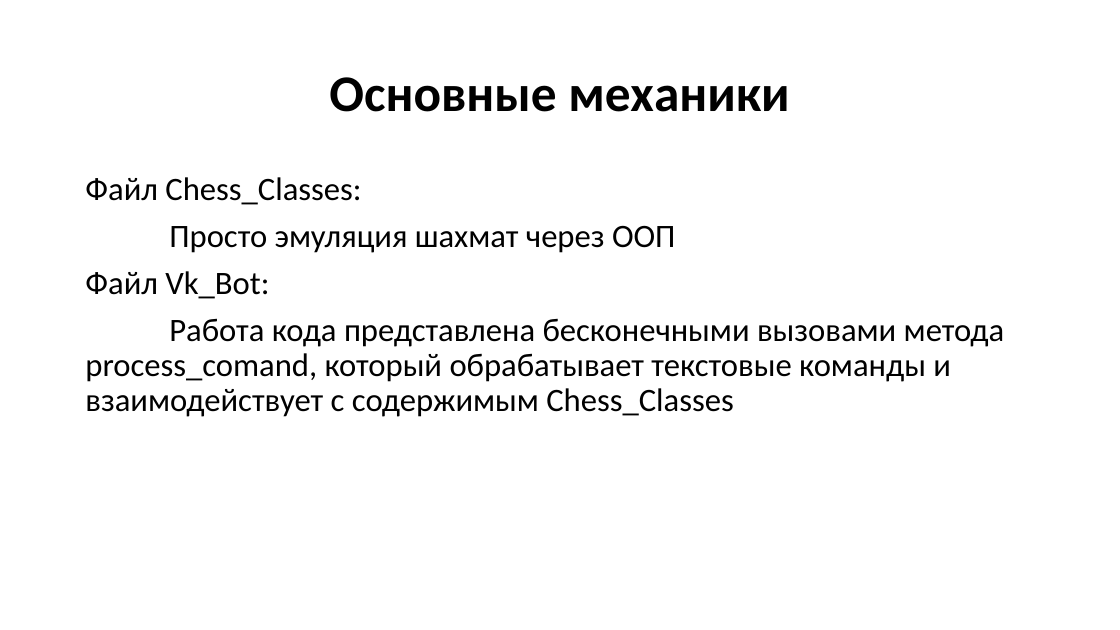
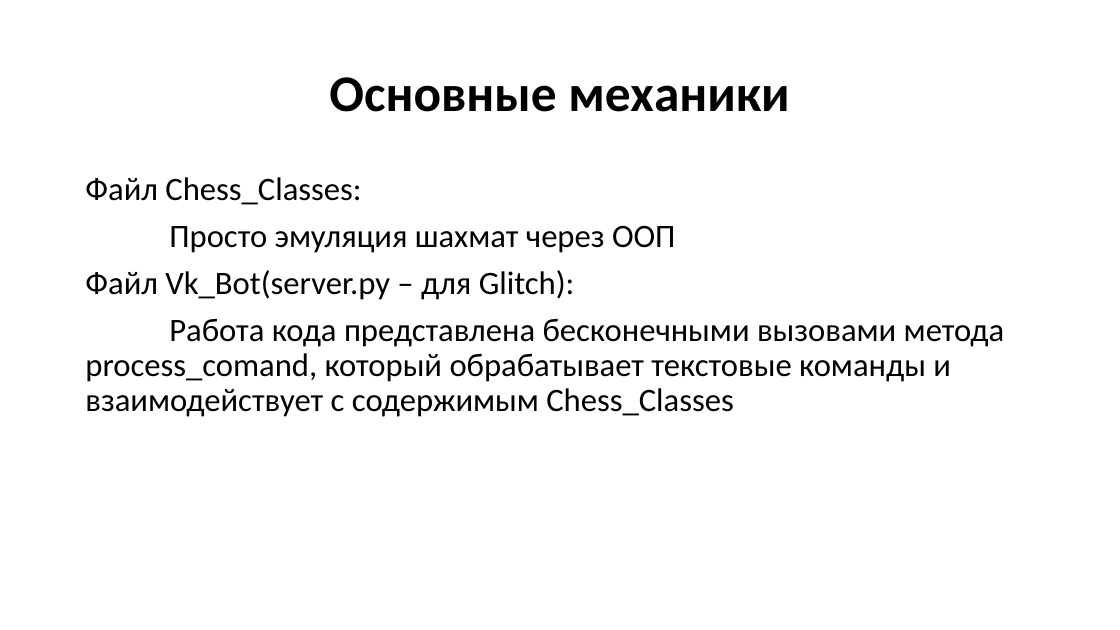
Before and after one commit to golimghostpy/Chess_Bot, a slide deck: slide 4 of docs/Презентация.pptx. Drawn at 1120x630 pixels with LibreOffice and Linux fonts; fonts in the diff are those of the drawing. Boxes give left, top, right and bottom in pixels: in the first picture for what was removed or moved away, otherwise in the second. Text is boxed around its words. In the diff, an @@ line names an element or a change of style, - is before the commit and + after.

```diff
--- a/docs/Презентация.pptx
+++ b/docs/Презентация.pptx
@@ text at [85,270,575,300]: text changed @@
-Файл Vk_Bot:
+Файл Vk_Bot(server.py – для Glitch):
```
Also in this commit, not shown: 1 other slide changed, 3 slides added, 1 slide removed.
